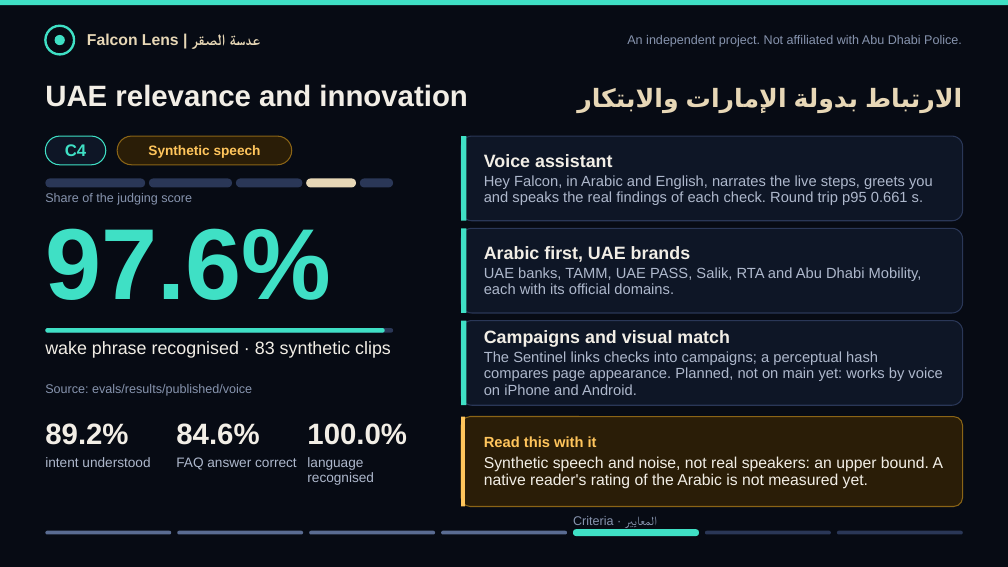
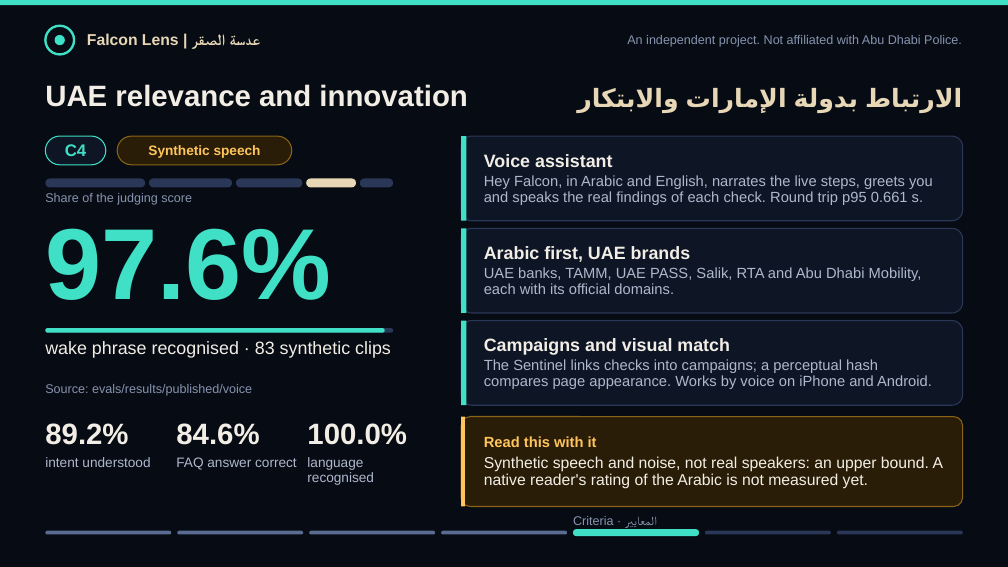
Before and after one commit to Muhammadatef/falcon-lens, a slide deck: slide 11 of submission/FalconLens_ScamShield.pptx. Drawn at 1008x567 pixels with LibreOffice and Linux fonts; fonts in the diff are those of the drawing. Boxes give left, top, right and bottom in pixels: in the first picture for what was removed or moved away, otherwise in the second. Text is boxed around its words. In the diff, an @@ line names an element or a change of style, - is before the commit and + after.

```diff
--- a/submission/FalconLens_ScamShield.pptx
+++ b/submission/FalconLens_ScamShield.pptx
@@ text at [484,359,932,389]: text changed @@
-The Sentinel links checks into campaigns; a perceptual hash compares page appearance. Planned, not on main yet: works by voice on iPhone and Android.
+The Sentinel links checks into campaigns; a perceptual hash compares page appearance. Works by voice on iPhone and Android.
```
Also in this commit, not shown: 4 other files.
